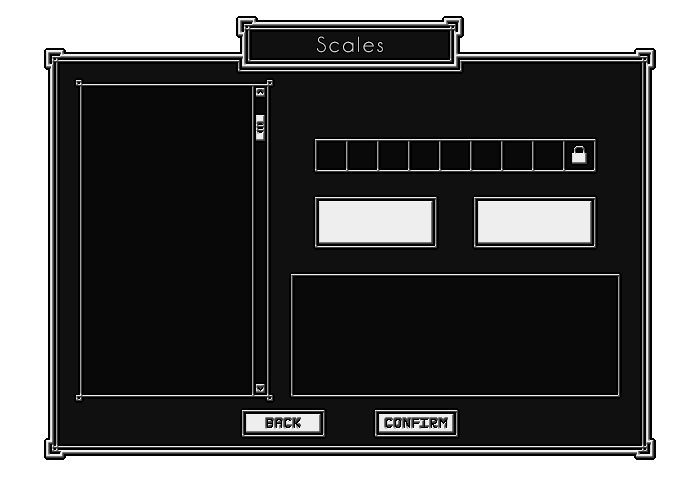
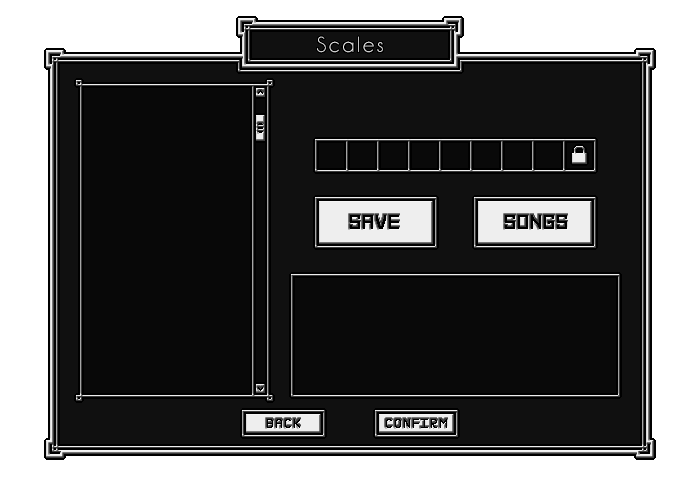
Layer changes from the first 700 x 500 image to the second:
painted on "Buttons", masked it over [348, 213, 568, 230]
